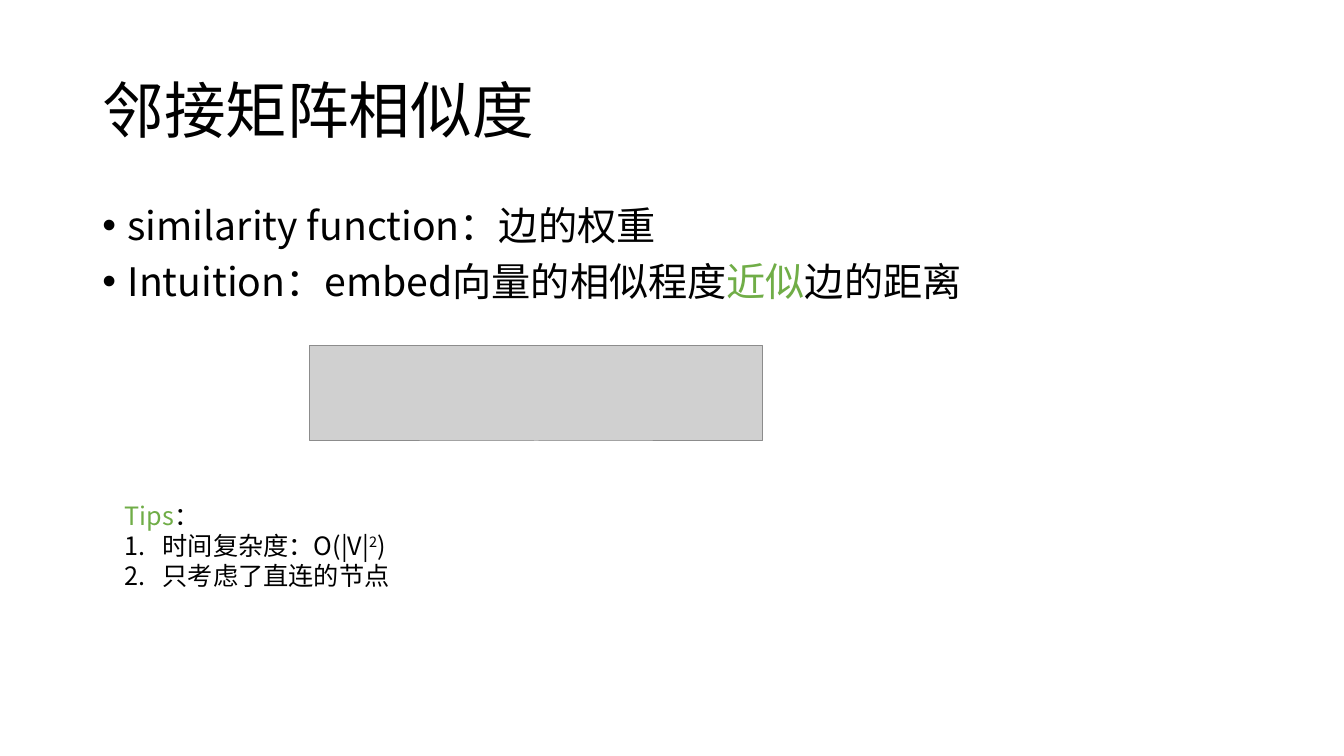
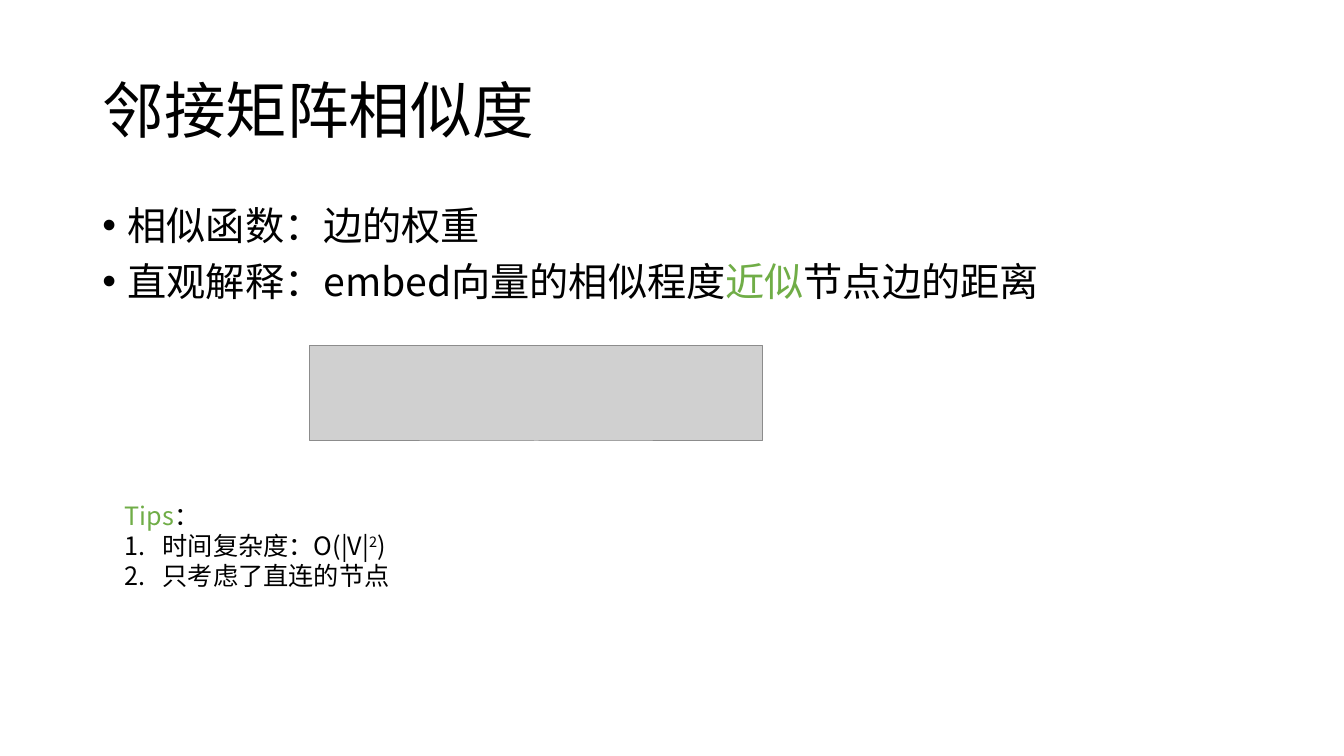
Before and after one commit to shmilysyq/rcmd_paper, a slide deck: slide 7 of embedding/graph embedding/Representation Learning on Graphs.pptx. Drawn at 1344x756 pixels with LibreOffice and Linux fonts; fonts in the diff are those of the drawing; grey boxes stand for pictures. Boxes give left, top, right and bottom in pixels: in the first picture for what was removed or moved away, otherwise in the second. Text is boxed around its words. In the diff, an @@ line names an element or a change of style, - is before the commit and + after.

```diff
--- a/embedding/graph embedding/Representation Learning on Graphs.pptx
+++ b/embedding/graph embedding/Representation Learning on Graphs.pptx
@@ text at (x1=128, y1=207, x2=1039, y2=300): text changed @@
-• similarity function：边的权重
-• Intuition：embed向量的相似程度近似边的距离
+• 相似函数：边的权重
+• 直观解释：embed向量的相似程度近似节点边的距离
```
Also in this commit, not shown: 15 other slides changed, 13 slides added, 4 slides removed, 2 other files.
